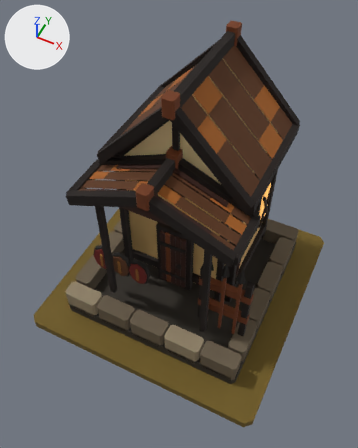
Renders of the glTF model art/armory_t3/armory_t3.glb from each side of a commit.
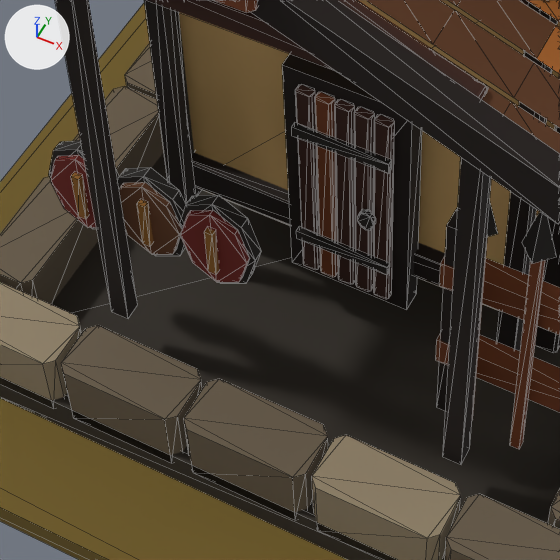
Each version appears first whole from a camera (50 mm lens) standing at (0.727, -1.566, 2.444) and looking at (-0.004, -0.105, 0.618), and next in a close-up on the part from 22% to 65% of the width and 46% to 80% of the height. Arrows for +X, +Y and +Z are at upper left; the lights stay in place. The last two pictures show the newer version. The close-ups show mesh edges as thin lines.

Objects in the first close-up: 'MMR | armory | T03 Architecture.001', 'MMR | armory | Tier 03 Ground.001'.
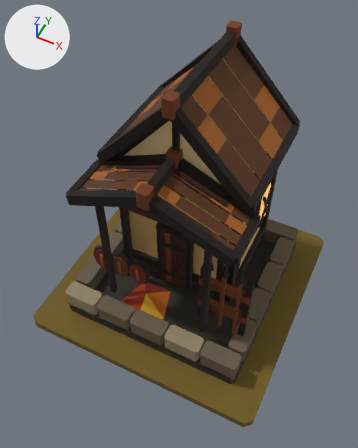
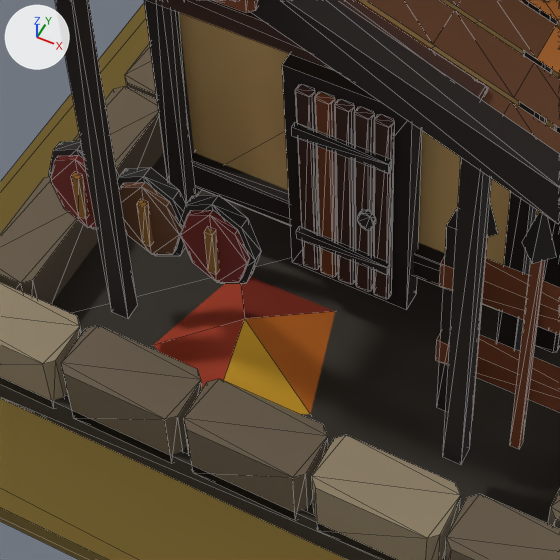
The change, as JSON lines over the scene's bpy script:
```json
{"op": "add", "block": "me_mmr___armory___t03_autumn_dressing_001", "code": ["me_mmr___armory___t03_autumn_dressing_001 = bpy.data.meshes.new('MMR | armory | T03 Autumn Dressing.001')", "me_mmr___armory___t03_autumn_dressing_001.from_pydata(...)  # 6 vertices, 5 faces; spans x -0.241..0.036, y -0.426..-0.172, z 0.062..0.162", "me_mmr___armory___t03_autumn_dressing_001.materials.append(mat_mmr___shared_palette_atlas)  # picture img_mmr_shared_color_palette_64"]}
{"op": "add", "block": "ob_mmr___armory___t03_autumn_dressing_001", "code": ["ob_mmr___armory___t03_autumn_dressing_001 = bpy.data.objects.new('MMR | armory | T03 Autumn Dressing.001', me_mmr___armory___t03_autumn_dressing_001)", "ob_mmr___armory___t03_autumn_dressing_001.location = (0.0, 0.0, 0.05)"]}
```

Location of each change, [x1, y1, x2, y2] in pixels of the close-ups (560 x 560 px):
```json
{"object": "MMR | armory | T03 Autumn Dressing.001", "change": "added", "after": [154, 276, 335, 414]}
```
